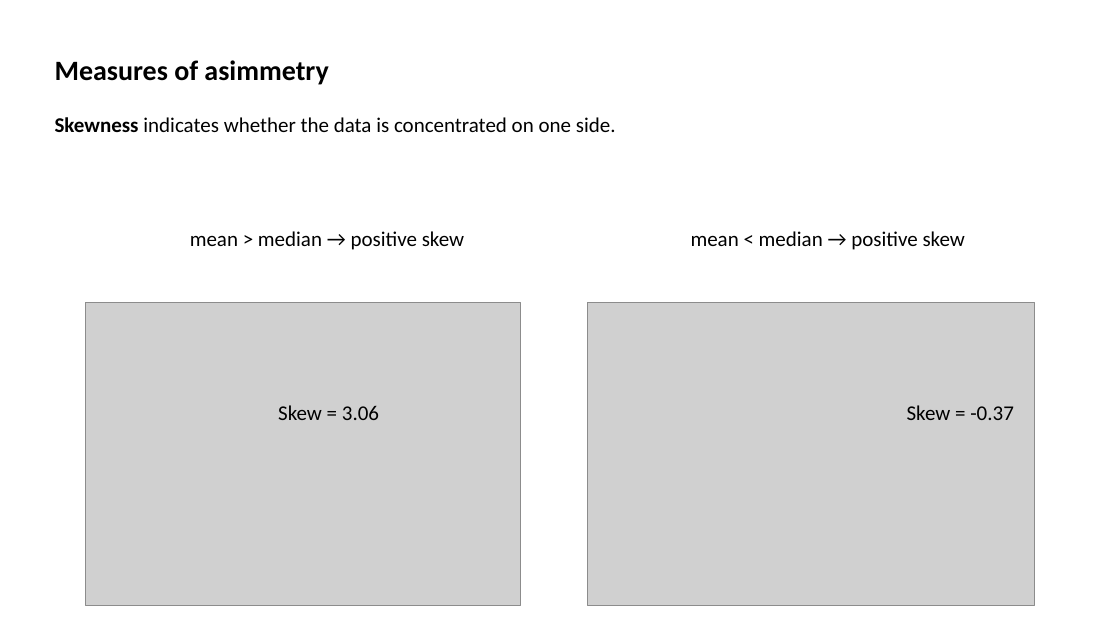
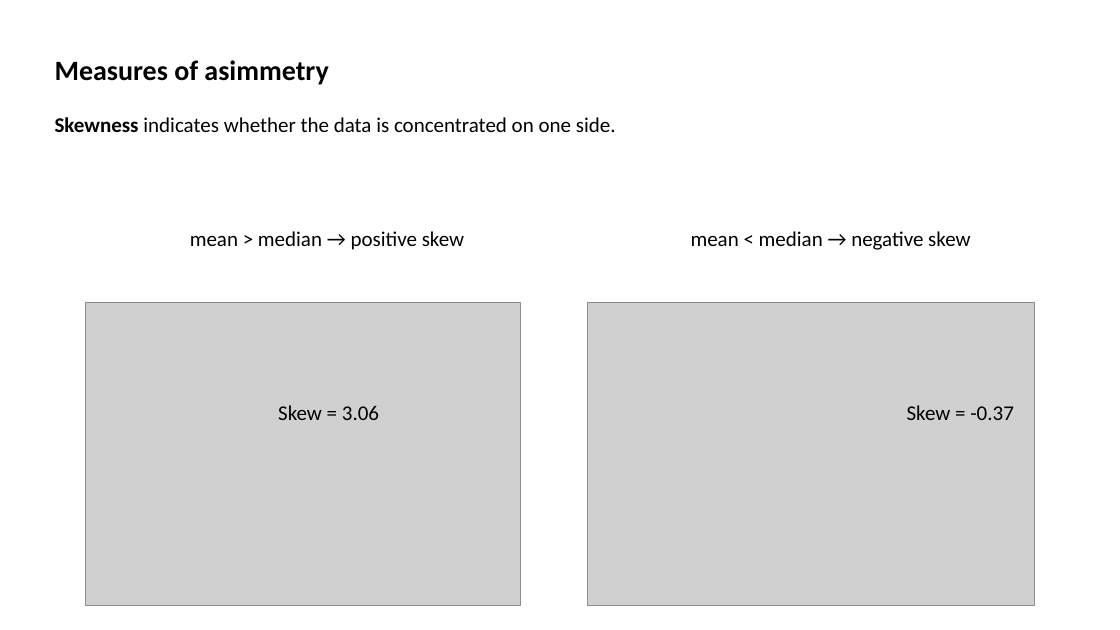
Before and after one commit to MarcoCalbucci/DataAnalytics, a slide deck: slide 12 of Probability_Statistics/Probability_Statistics_intro.pptx (slide 11 before the commit). Drawn at 1120x630 pixels with LibreOffice and Linux fonts; fonts in the diff are those of the drawing; grey boxes stand for pictures. Boxes give left, top, right and bottom in pixels: in the first picture for what was removed or moved away, otherwise in the second. Text is boxed around its words. In the diff, an @@ line names an element or a change of style, - is before the commit and + after.

```diff
--- a/Probability_Statistics/Probability_Statistics_intro.pptx
+++ b/Probability_Statistics/Probability_Statistics_intro.pptx
@@ text at (691, 231, 970, 250): text changed @@
-mean < median → positive skew
+mean < median → negative skew
```
Also in this commit, not shown: 2 other slides changed, 2 slides added.
